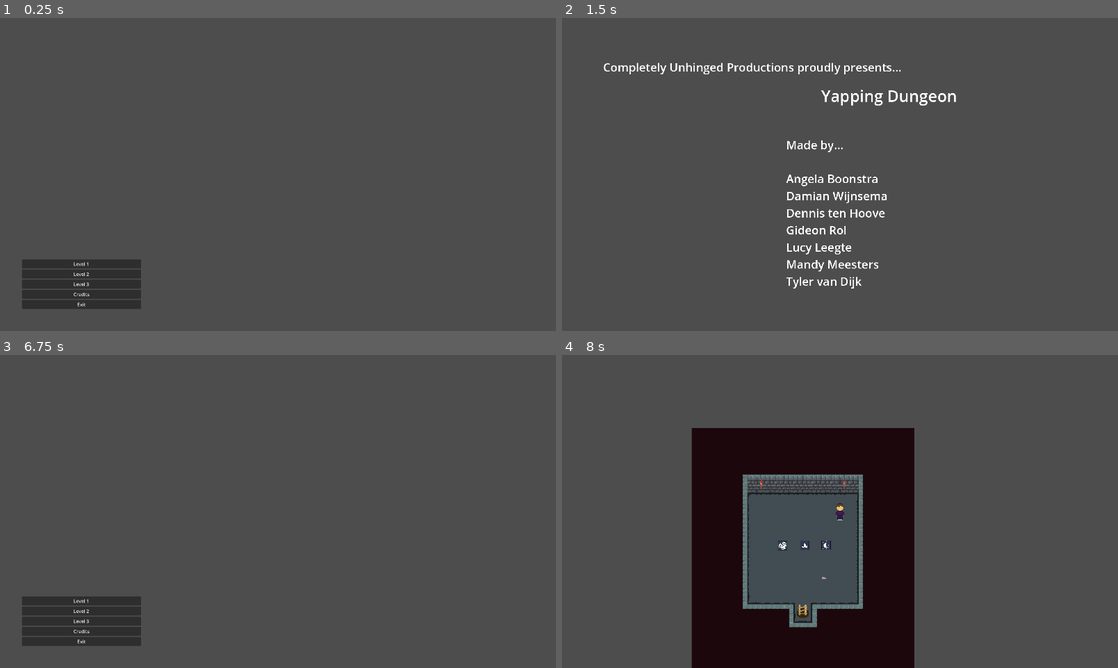
Above: before the commit, frames 1-4 (two rows, left to right).
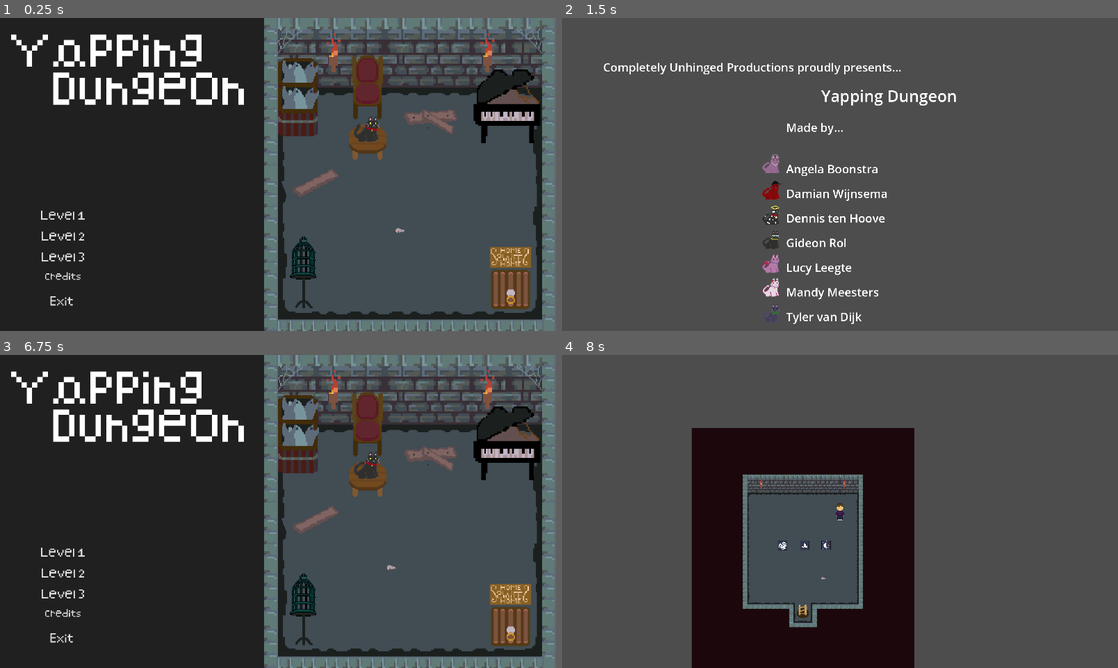
Above: after the commit, the same moments.

Repository: dennis1248/global-game-jam-groningen-2024
Game: Godot game, scene res://menu/main.tscn
The game is run twice, just before and just after one commit, with the same random seed, the same clock (stepped at 60 frames per second) and the same inputs.
Inputs:
- Up to frame 1 (0.25 s): no input
- Up to frame 2 (1.5 s): click "Credits" at 0.5 s; tap Enter at 1.25 s; hold D (right) from 1.28 s (still down)
- Up to frame 3 (6.75 s): tap Space at 2, 3.5, 5 s; release D (right) at 2.03 s; hold S (down) 2.03-2.78 s; tap Enter at 2.75, 4.25 s; hold D (right) 2.78-3.53 s; hold W (up) 3.53-4.28 s; hold A (left) 4.28-5.78 s; hold S (down) 5.78-6.53 s; hold D (right) from 6.53 s (still down)
- Up to frame 4 (8 s): release D (right) at 7.25 s; click "Level 1" at 7.25 s

The runs differ from the first frame. In frame 1, 66% of the frame differs, in the area x 0-100%, y 0-100%; in frame 2, 2.9%; in frame 3, 66%; in frame 4, less than 0.1%.

Commit message:
Fixes
Fixed main menu , added cat animation, fixed mouse

Diff:
--- a/levels/level_1.tscn
+++ b/levels/level_1.tscn
@@ -387,7 +387,7 @@
 
 [node name="level_1" type="Node2D"]
 
-[node name="TileMap" type="TileMap" parent="."]
+[node name="TileMap" type="TileMap" parent="." groups=["walls"]]
 tile_set = SubResource("TileSet_kkibn")
 format = 2
 layer_0/tile_data = PackedInt32Array(-327681, 131072, 0, -262145, 131072, 1, -393216, 196608, 0, -327680, 196608, 1, -3 …(11790 unchanged characters)…
--- a/menu/credits.gd
+++ b/menu/credits.gd
@@ -2,3 +2,7 @@
 
 func _on_timer_timeout():
 	get_tree().change_scene_to_file("res://menu/main.tscn")
+
+
+func _on_loop_through_credits_timeout():
+	%BoxContainer/Label5.hide()
--- a/menu/credits.tscn
+++ b/menu/credits.tscn
@@ -1,6 +1,13 @@
-[gd_scene load_steps=2 format=3 uid="uid://dixwsqfskeo0n"]
+[gd_scene load_steps=9 format=3 uid="uid://dixwsqfskeo0n"]
 
 [ext_resource type="Script" path="res://menu/credits.gd" id="1_7bgp8"]
+[ext_resource type="Texture2D" uid="uid://yet83janwr3i" path="res://art/cats/ProfilepictureCat_Angela.png" id="2_ulqr4"]
+[ext_resource type="Texture2D" uid="uid://31ij56g378x6" path="res://art/cats/ProfilepictureCat_Damian.png" id="3_ty4pp"]
+[ext_resource type="Texture2D" uid="uid://cu763atlnvk5r" path="res://art/cats/ProfilepictureCat_Dennis.png" id="4_c2x3a"]
+[ext_resource type="Texture2D" uid="uid://cxj06tn5vwe41" path="res://art/cats/ProfilepictureCat_Gideon.png" id="5_dsiku"]
+[ext_resource type="Texture2D" uid="uid://dvyhf8vsjine8" path="res://art/cats/ProfilepictureCat_Lucy.png" id="6_sl2vd"]
+[ext_resource type="Texture2D" uid="uid://cypo3av1bikmr" path="res://art/cats/ProfilepictureCat_Mandy.png" id="7_mjjid"]
+[ext_resource type="Texture2D" uid="uid://cuqwlpfcwdgqj" path="res://art/cats/ProfilepictureCat_tyler.png" id="8_7r3vg"]
 
 [node name="Credits" type="Control"]
 layout_mode = 3
@@ -33,9 +40,10 @@
 [node name="BoxContainer" type="BoxContainer" parent="."]
 layout_mode = 0
 offset_left = 774.0
-offset_top = 410.0
+offset_top = 350.0
 offset_right = 1458.0
-offset_bottom = 759.0
+offset_bottom = 1058.0
+theme_override_constants/separation = 30
 vertical = true
 
 [node name="Label" type="Label" parent="BoxContainer"]
@@ -80,9 +88,48 @@
 theme_override_font_sizes/font_size = 40
 text = "Tyler van Dijk"
 
+[node name="Angela" type="Sprite2D" parent="BoxContainer"]
+position = Vector2(-50, 160)
+scale = Vector2(2, 2)
+texture = ExtResource("2_ulqr4")
+
+[node name="Damian" type="Sprite2D" parent="BoxContainer"]
+position = Vector2(-50, 250)
+scale = Vector2(2, 2)
+texture = ExtResource("3_ty4pp")
+
+[node name="Dennis" type="Sprite2D" parent="BoxContainer"]
+position = Vector2(-50, 338)
+scale = Vector2(2, 2)
+texture = ExtResource("4_c2x3a")
+
+[node name="Gideon" type="Sprite2D" parent="BoxContainer"]
+position = Vector2(-50, 421)
+scale = Vector2(2, 2)
+texture = ExtResource("5_dsiku")
+
+[node name="Lucy" type="Sprite2D" parent="BoxContainer"]
+position = Vector2(-50, 503)
+scale = Vector2(2, 2)
+texture = ExtResource("6_sl2vd")
+
+[node name="Mandy" type="Sprite2D" parent="BoxContainer"]
+position = Vector2(-50, 585)
+scale = Vector2(2, 2)
+texture = ExtResource("7_mjjid")
+
+[node name="Tyler" type="Sprite2D" parent="BoxContainer"]
+position = Vector2(-50, 674)
+scale = Vector2(2, 2)
+texture = ExtResource("8_7r3vg")
+
 [node name="Timer" type="Timer" parent="."]
 wait_time = 6.0
 one_shot = true
 autostart = true
 
+[node name="LoopThroughCredits" type="Timer" parent="."]
+wait_time = 2.0
+
 [connection signal="timeout" from="Timer" to="." method="_on_timer_timeout"]
+[connection signal="timeout" from="LoopThroughCredits" to="." method="_on_loop_through_credits_timeout"]
--- a/menu/main.tscn
+++ b/menu/main.tscn
@@ -1,6 +1,36 @@
-[gd_scene load_steps=2 format=3 uid="uid://ce2jf512lbaas"]
+[gd_scene load_steps=16 format=3 uid="uid://ce2jf512lbaas"]
 
 [ext_resource type="Script" path="res://menu/main.gd" id="1_yco6t"]
+[ext_resource type="FontFile" uid="uid://dg4h0axpdii5x" path="res://fonts/pixely[1].ttf" id="2_ijk07"]
+[ext_resource type="Texture2D" uid="uid://b0awtw3vsd17r" path="res://art/scenes/Menuscreen.png" id="3_phbd8"]
+[ext_resource type="PackedScene" uid="uid://qvecpdtp2702" path="res://mobs/mouse.tscn" id="4_0o1ki"]
+[ext_resource type="PackedScene" uid="uid://c4sxrpvfju541" path="res://props/cat_idle.tscn" id="5_mynds"]
+
+[sub_resource type="StyleBoxEmpty" id="StyleBoxEmpty_045j1"]
+
+[sub_resource type="StyleBoxEmpty" id="StyleBoxEmpty_vccr8"]
+
+[sub_resource type="StyleBoxEmpty" id="StyleBoxEmpty_ulqe3"]
+
+[sub_resource type="StyleBoxEmpty" id="StyleBoxEmpty_lhffd"]
+
+[sub_resource type="StyleBoxEmpty" id="StyleBoxEmpty_uqigb"]
+
+[sub_resource type="RectangleShape2D" id="RectangleShape2D_jfprr"]
+size = Vector2(1006, 9)
+
+[sub_resource type="RectangleShape2D" id="RectangleShape2D_oj8oi"]
+size = Vector2(1004, 17)
+
+[sub_resource type="RectangleShape2D" id="RectangleShape2D_2yx0r"]
+size = Vector2(81, 442)
+
+[sub_resource type="RectangleShape2D" id="RectangleShape2D_1mg7x"]
+size = Vector2(79.25, 441)
+
+[sub_resource type="CapsuleShape2D" id="CapsuleShape2D_lr3di"]
+radius = 50.0
+height = 230.0
 
 [node name="Main" type="Control"]
 layout_mode = 3
@@ -11,39 +41,122 @@
 grow_vertical = 2
 script = ExtResource("1_yco6t")
 
+[node name="ColorRect" type="ColorRect" parent="."]
+layout_mode = 0
+offset_right = 917.0
+offset_bottom = 1080.0
+color = Color(0.12549, 0.12549, 0.12549, 1)
+
 [node name="VBoxContainer" type="VBoxContainer" parent="."]
 layout_mode = 0
-offset_left = 76.0
-offset_top = 833.0
-offset_right = 487.0
-offset_bottom = 1004.0
+offset_left = 14.0
+offset_top = 654.0
+offset_right = 425.0
+offset_bottom = 976.0
+theme_override_constants/separation = 30
 
 [node name="Level1" type="Button" parent="VBoxContainer"]
 layout_mode = 2
+theme_override_fonts/font = ExtResource("2_ijk07")
+theme_override_font_sizes/font_size = 32
+theme_override_styles/normal = SubResource("StyleBoxEmpty_045j1")
 text = "Level 1"
 
 [node name="Level2" type="Button" parent="VBoxContainer"]
 layout_mode = 2
+theme_override_fonts/font = ExtResource("2_ijk07")
+theme_override_font_sizes/font_size = 32
+theme_override_styles/normal = SubResource("StyleBoxEmpty_vccr8")
 text = "Level 2"
 
 [node name="Level3" type="Button" parent="VBoxContainer"]
 layout_mode = 2
+theme_override_fonts/font = ExtResource("2_ijk07")
+theme_override_font_sizes/font_size = 32
+theme_override_styles/normal = SubResource("StyleBoxEmpty_ulqe3")
 text = "Level 3"
 
 [node name="Credits" type="Button" parent="VBoxContainer"]
 layout_mode = 2
+theme_override_fonts/font = ExtResource("2_ijk07")
+theme_override_font_sizes/font_size = 26
+theme_override_styles/normal = SubResource("StyleBoxEmpty_lhffd")
 text = "Credits"
 
-[node name="Exit" type="Button" parent="VBoxContainer"]
+[node name="Exit" type="Button" parent="."]
 layout_mode = 2
+offset_left = 10.0
+offset_top = 950.0
+offset_right = 421.0
+offset_bottom = 992.0
+theme_override_fonts/font = ExtResource("2_ijk07")
+theme_override_font_sizes/font_size = 32
+theme_override_styles/normal = SubResource("StyleBoxEmpty_uqigb")
 text = "Exit"
 
 [node name="ParallaxBackground" type="ParallaxBackground" parent="."]
 
 [node name="ParallaxLayer" type="ParallaxLayer" parent="ParallaxBackground"]
 
+[node name="Background" type="Sprite2D" parent="."]
+position = Vector2(960, 540)
+texture = ExtResource("3_phbd8")
+
+[node name="Yapping" type="RichTextLabel" parent="."]
+layout_mode = 0
+offset_left = 38.0
+offset_top = 3.0
+offset_right = 829.0
+offset_bottom = 178.0
+theme_override_fonts/normal_font = ExtResource("2_ijk07")
+theme_override_font_sizes/normal_font_size = 128
+text = "Yapping
+"
+
+[node name="Dungeon" type="RichTextLabel" parent="."]
+layout_mode = 0
+offset_left = 184.0
+offset_top = 134.0
+offset_right = 880.0
+offset_bottom = 322.0
+theme_override_fonts/normal_font = ExtResource("2_ijk07")
+theme_override_font_sizes/normal_font_size = 128
+text = "Dungeon
+"
+
+[node name="MouseArea" type="Area2D" parent="."]
+
+[node name="CollisionShape2D" type="CollisionShape2D" parent="MouseArea"]
+position = Vector2(1412, 936.5)
+shape = SubResource("RectangleShape2D_jfprr")
+
+[node name="CollisionShape2D2" type="CollisionShape2D" parent="MouseArea"]
+position = Vector2(1413, 509)
+shape = SubResource("RectangleShape2D_oj8oi")
+
+[node name="CollisionShape2D3" type="CollisionShape2D" parent="MouseArea"]
+position = Vector2(953.5, 724)
+shape = SubResource("RectangleShape2D_2yx0r")
+
+[node name="CollisionShape2D4" type="CollisionShape2D" parent="MouseArea"]
+position = Vector2(1845.63, 719.5)
+shape = SubResource("RectangleShape2D_1mg7x")
+
+[node name="CollisionShape2D5" type="CollisionShape2D" parent="MouseArea"]
+position = Vector2(1044, 842)
+shape = SubResource("CapsuleShape2D_lr3di")
+
+[node name="Mouse" parent="." instance=ExtResource("4_0o1ki")]
+position = Vector2(1307, 735)
+scale = Vector2(2, 2)
+
+[node name="Sprite2D" parent="." instance=ExtResource("5_mynds")]
+position = Vector2(1269, 388)
+scale = Vector2(3, 3)
+
 [connection signal="pressed" from="VBoxContainer/Level1" to="." method="_on_level_1_pressed"]
 [connection signal="pressed" from="VBoxContainer/Level2" to="." method="_on_level_2_pressed"]
 [connection signal="pressed" from="VBoxContainer/Level3" to="." method="_on_level_3_pressed"]
 [connection signal="pressed" from="VBoxContainer/Credits" to="." method="_on_credits_pressed"]
-[connection signal="pressed" from="VBoxContainer/Exit" to="." method="_on_exit_pressed"]
+[connection signal="pressed" from="Exit" to="." method="_on_exit_pressed"]
+[connection signal="area_entered" from="MouseArea" to="Mouse" method="_on_mouse_area_area_entered"]
--- a/mobs/mouse.gd
+++ b/mobs/mouse.gd
@@ -31,17 +31,26 @@
 	var rng = RandomNumberGenerator.new()
 	my_random_number = rng.randi_range(0, 3)
 
-func _on_walls_body_entered(_body):
+func _on_area_2d_body_entered(body):
+	if body.is_in_group("walls"):
+			%Bouncetimer.start()
+			if not has_bounced:
+				velocity.y *= -1
+				velocity.x *= -1
+				var rng = RandomNumberGenerator.new()
+				my_random_number = rng.randi_range(0, 3)
+				has_bounced = true;
+
+
+func _on_bouncetimer_timeout():
+		has_bounced = false
+
+
+func _on_mouse_area_area_entered(area):
 	%Bouncetimer.start()
-
 	if not has_bounced:
 		velocity.y *= -1
 		velocity.x *= -1
-
 		var rng = RandomNumberGenerator.new()
 		my_random_number = rng.randi_range(0, 3)
-
-	has_bounced = true;
-
-func _on_bouncetimer_timeout():
-	has_bounced = false
+		has_bounced = true;
--- a/mobs/mouse.tscn
+++ b/mobs/mouse.tscn
@@ -1,31 +1,40 @@
-[gd_scene load_steps=4 format=3 uid="uid://qvecpdtp2702"]
+[gd_scene load_steps=5 format=3 uid="uid://qvecpdtp2702"]
 
 [ext_resource type="Script" path="res://mobs/mouse.gd" id="1_0m8hl"]
 [ext_resource type="Texture2D" uid="uid://45kkk5p4sok4" path="res://art/mobs/Mouse.png" id="2_dcqn2"]
 
 [sub_resource type="CircleShape2D" id="CircleShape2D_4hd03"]
-radius = 9.0
+radius = 29.4279
+
+[sub_resource type="CircleShape2D" id="CircleShape2D_x6iru"]
+radius = 23.0217
 
 [node name="Mouse" type="CharacterBody2D"]
 script = ExtResource("1_0m8hl")
 
 [node name="MouseSprite" type="Sprite2D" parent="."]
 unique_name_in_owner = true
-position = Vector2(1, -1)
 texture = ExtResource("2_dcqn2")
 
 [node name="CollisionShape2D" type="CollisionShape2D" parent="."]
-position = Vector2(1, -2)
 shape = SubResource("CircleShape2D_4hd03")
+disabled = true
 
 [node name="Bouncetimer" type="Timer" parent="."]
 unique_name_in_owner = true
+wait_time = 0.1
 one_shot = true
 
 [node name="Walktimer" type="Timer" parent="."]
 wait_time = 10.0
 autostart = true
 
+[node name="Area2D" type="Area2D" parent="."]
+
+[node name="CollisionShape2D" type="CollisionShape2D" parent="Area2D"]
+shape = SubResource("CircleShape2D_x6iru")
+
 [connection signal="child_entered_tree" from="CollisionShape2D" to="." method="_on_collision_shape_2d_child_entered_tree"]
 [connection signal="timeout" from="Bouncetimer" to="." method="_on_bouncetimer_timeout"]
 [connection signal="timeout" from="Walktimer" to="." method="_on_walktimer_timeout"]
+[connection signal="body_entered" from="Area2D" to="." method="_on_area_2d_body_entered"]
--- /dev/null
+++ b/props/cat_idle.gd
@@ -0,0 +1,6 @@
+extends Sprite2D
+
+
+# Called when the node enters the scene tree for the first time.
+func _ready():
+	$AnimationPlayer.play("idle")
--- /dev/null
+++ b/props/cat_idle.tscn
@@ -0,0 +1,38 @@
+[gd_scene load_steps=5 format=3 uid="uid://c4sxrpvfju541"]
+
+[ext_resource type="Texture2D" uid="uid://vgfcnnriva6" path="res://art/mobs/cat.png" id="1_t4vx6"]
+[ext_resource type="Script" path="res://props/cat_idle.gd" id="2_8x6xi"]
+
+[sub_resource type="Animation" id="Animation_k41bb"]
+resource_name = "idle"
+length = 3.0
+loop_mode = 1
+tracks/0/type = "value"
+tracks/0/imported = false
+tracks/0/enabled = true
+tracks/0/path = NodePath(".:frame")
+tracks/0/interp = 1
+tracks/0/loop_wrap = true
+tracks/0/keys = {
+"times": PackedFloat32Array(0, 0.2, 0.4, 0.6, 0.8, 1, 1.2, 1.4, 1.6, 1.8, 2, 2.2, 2.4, 2.6, 2.8),
+"transitions": PackedFloat32Array(1, 1, 1, 1, 1, 1, 1, 1, 1, 1, 1, 1, 1, 1, 1),
+"update": 1,
+"values": [13, 12, 11, 10, 9, 8, 7, 6, 5, 4, 3, 2, 1, 6, 5]
+}
+
+[sub_resource type="AnimationLibrary" id="AnimationLibrary_003ig"]
+_data = {
+"idle": SubResource("Animation_k41bb")
+}
+
+[node name="Sprite2D" type="Sprite2D"]
+texture = ExtResource("1_t4vx6")
+hframes = 4
+vframes = 4
+frame = 8
+script = ExtResource("2_8x6xi")
+
+[node name="AnimationPlayer" type="AnimationPlayer" parent="."]
+libraries = {
+"": SubResource("AnimationLibrary_003ig")
+}
Binary file added: art/cats/ProfilepictureCat_Angela.png
Not shown, added: art/cats/ProfilepictureCat_Angela.png.import
Binary file added: art/cats/ProfilepictureCat_Damian.png
Not shown, added: art/cats/ProfilepictureCat_Damian.png.import
Binary file added: art/cats/ProfilepictureCat_Dennis.png
Not shown, added: art/cats/ProfilepictureCat_Dennis.png.import
Binary file added: art/cats/ProfilepictureCat_Gideon.png
Not shown, added: art/cats/ProfilepictureCat_Gideon.png.import
Binary file added: art/cats/ProfilepictureCat_Lucy.png
Not shown, added: art/cats/ProfilepictureCat_Lucy.png.import
Binary file added: art/cats/ProfilepictureCat_Mandy.png
Not shown, added: art/cats/ProfilepictureCat_Mandy.png.import
(and 10 more such lines)
